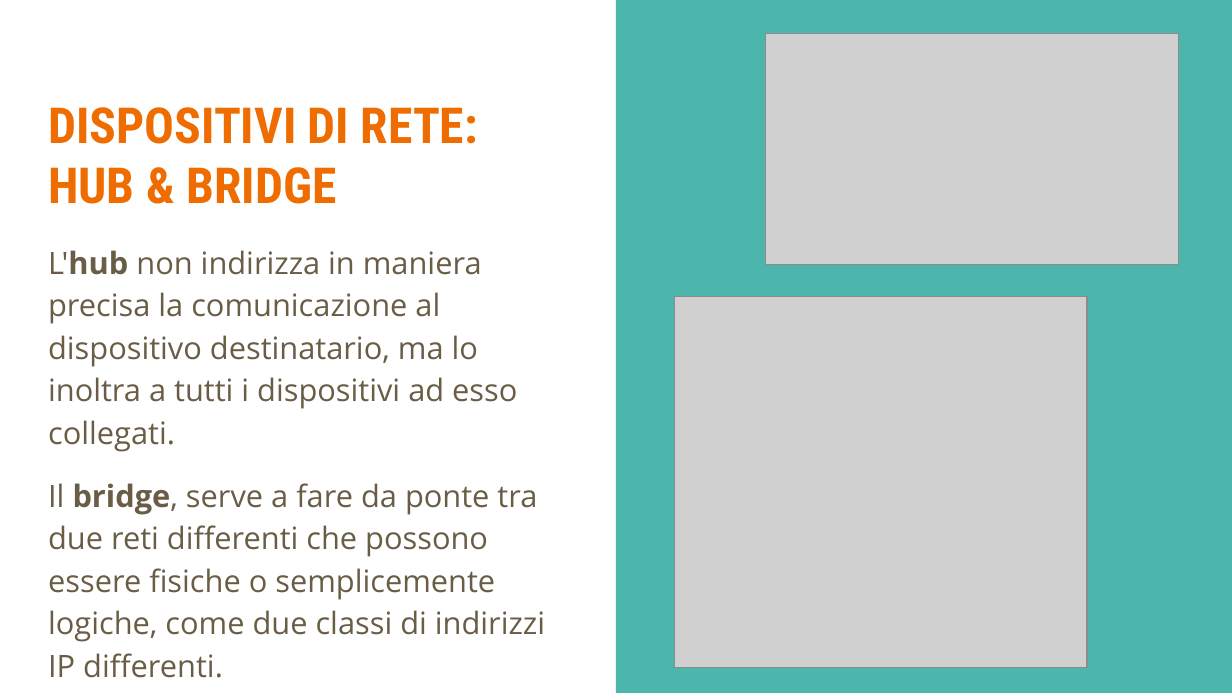
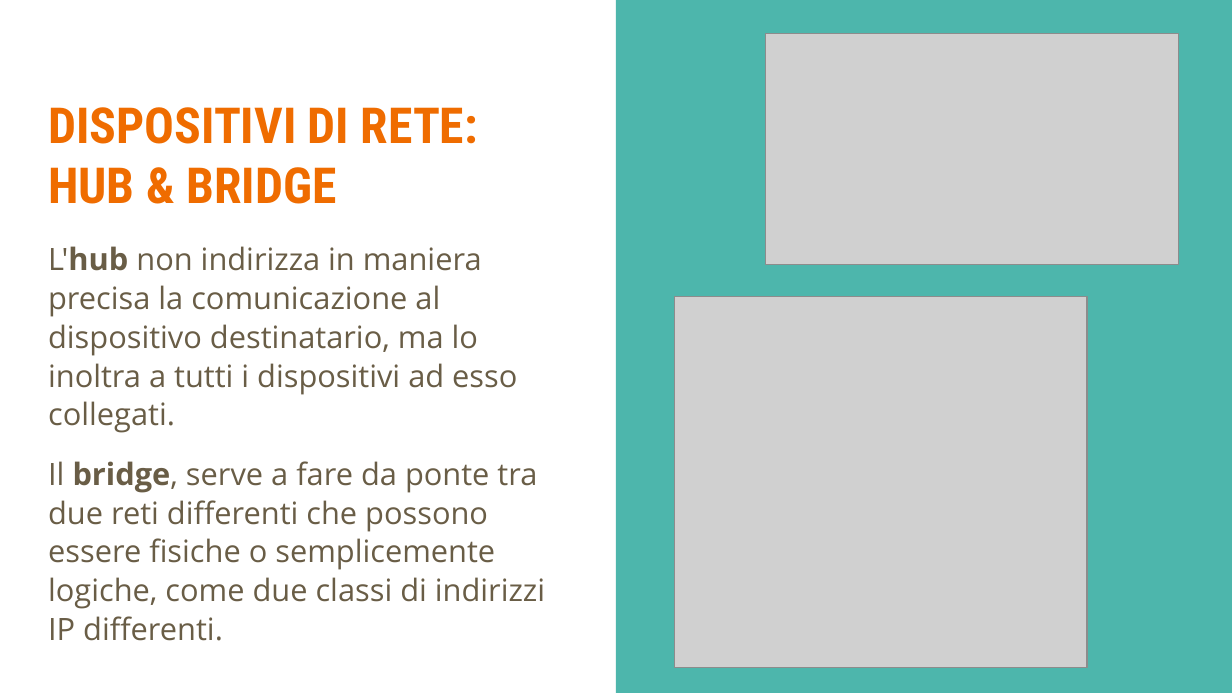
Before and after one commit to LeleCazza/LeleCazza.github.io, a slide deck: slide 15 of reti_informatiche/materiale/lezione_1_reti_introduzione.pptx (slide 9 before the commit). Drawn at 1232x693 pixels with LibreOffice and Linux fonts; fonts in the diff are those of the drawing; grey boxes stand for pictures. Boxes give left, top, right and bottom in pixels: in the first picture for what was removed or moved away, otherwise in the second. Text is boxed around its words. In the diff, an @@ line names an element or a change of style, - is before the commit and + after.

Commit message:
updated reti informatiche

```diff
--- a/reti_informatiche/materiale/lezione_1_reti_introduzione.pptx
+++ b/reti_informatiche/materiale/lezione_1_reti_introduzione.pptx
@@ subtitle "L'hub non indirizza in maniera ..." at (x1=48, y1=246, x2=545, y2=641): line spacing 1.15 to 1.05 @@
```
Also in this commit, not shown: 5 other slides changed, 8 slides added, 2 slides removed, 1 other file.
